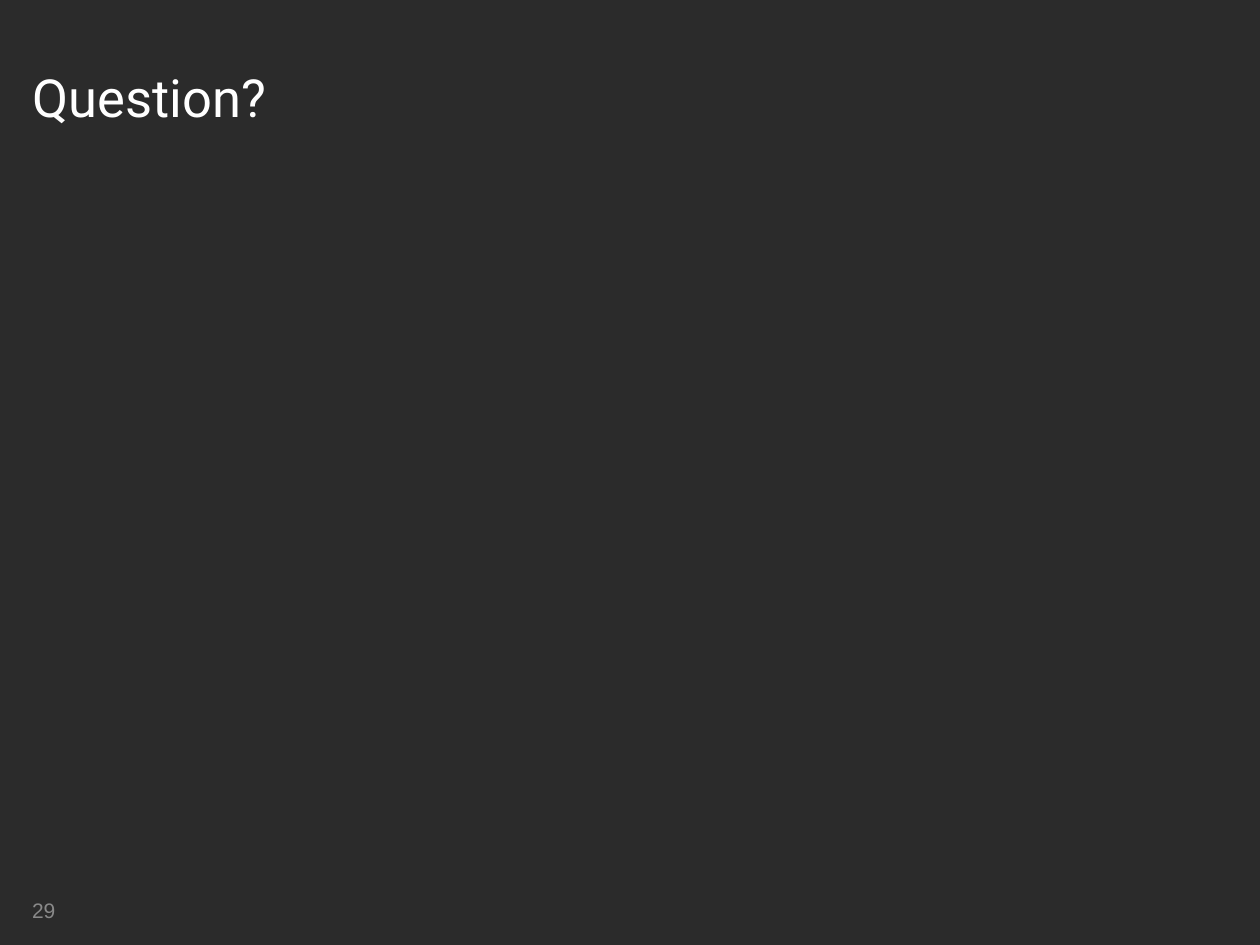
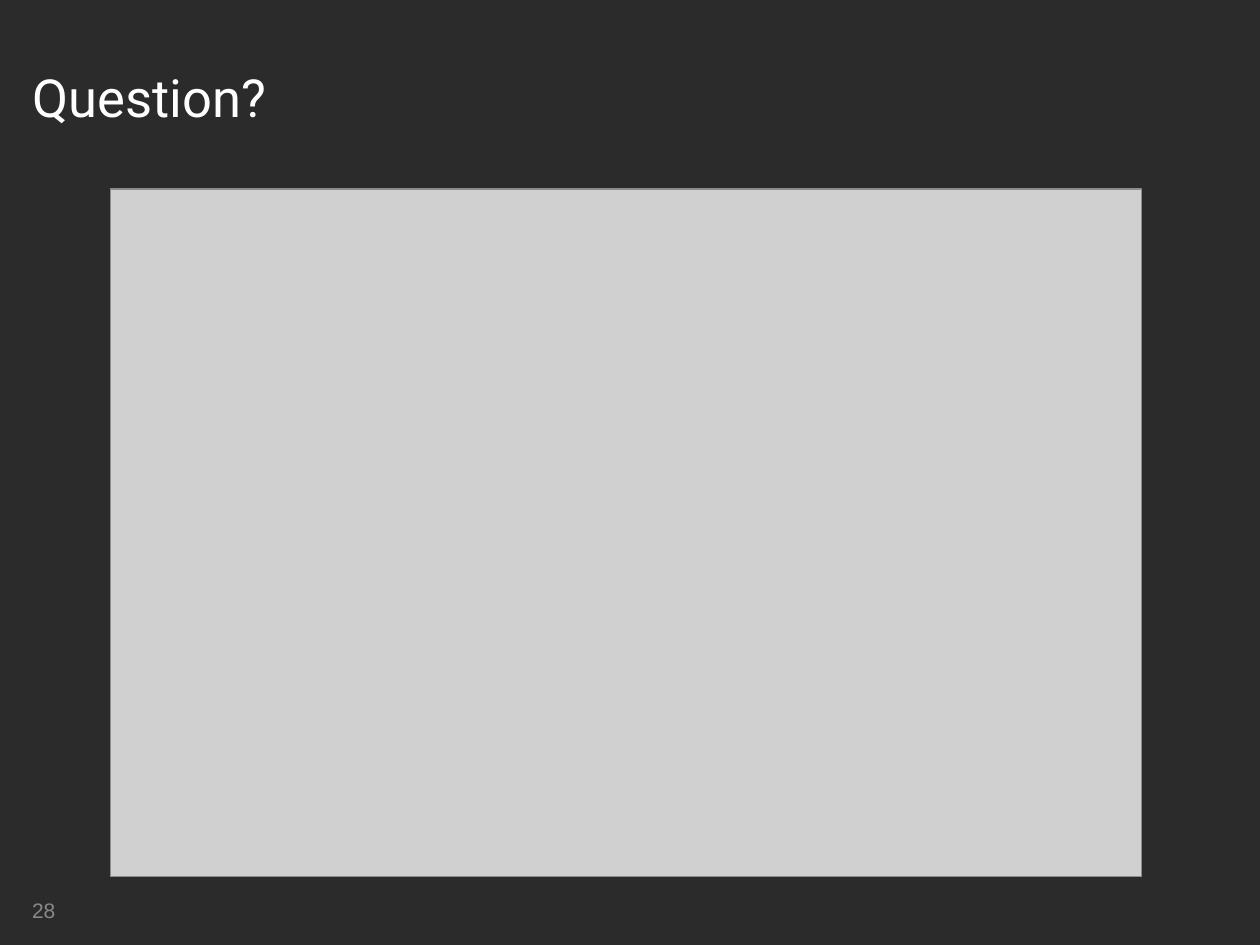
Before and after one commit to mateuszgolab/applications-in-high-end-computing, a slide deck: slide 28 of Presentation/Group Presentation.ppt (slide 29 before the commit). Drawn at 1260x945 pixels with LibreOffice and Linux fonts; fonts in the diff are those of the drawing; grey boxes stand for pictures; background and template pictures are left out; a plain dark background stands for a picture behind light text. Boxes give left, top, right and bottom in pixels: in the first picture for what was removed or moved away, otherwise in the second. Text is boxed around its words. In the diff, an @@ line names an element or a change of style, - is before the commit and + after.

```diff
--- a/Presentation/Group Presentation.ppt
+++ b/Presentation/Group Presentation.ppt
@@ picture added at bbox=[111, 189, 1143, 877] @@
@@ page number at bbox=[32, 903, 55, 918]: text changed @@
-29
+28
```
Also in this commit, not shown: 1 slide added, 1 slide removed.
